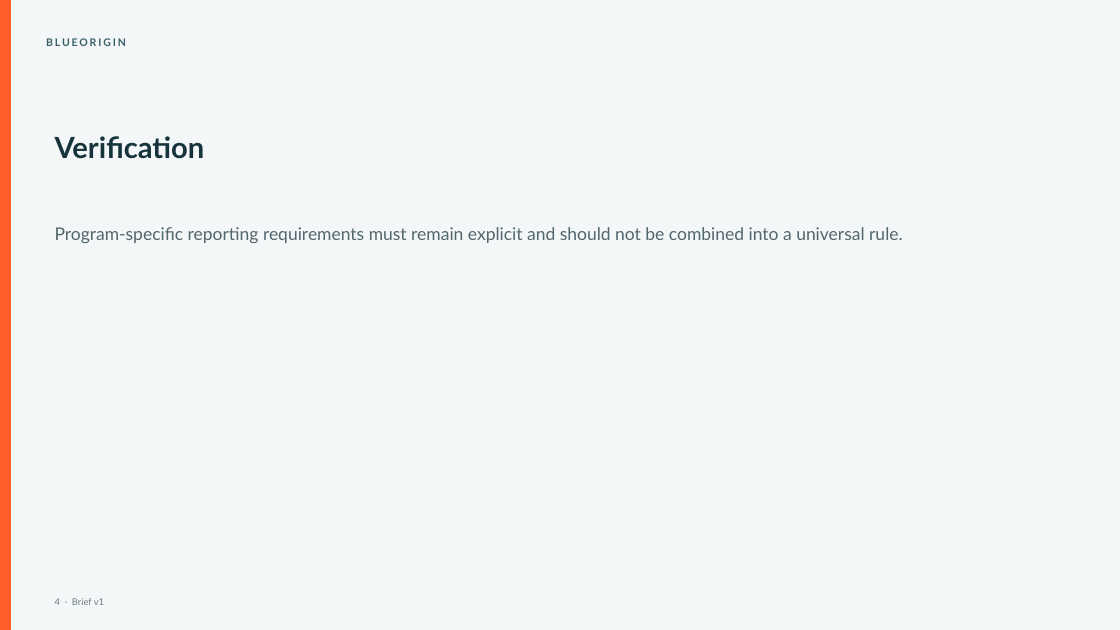
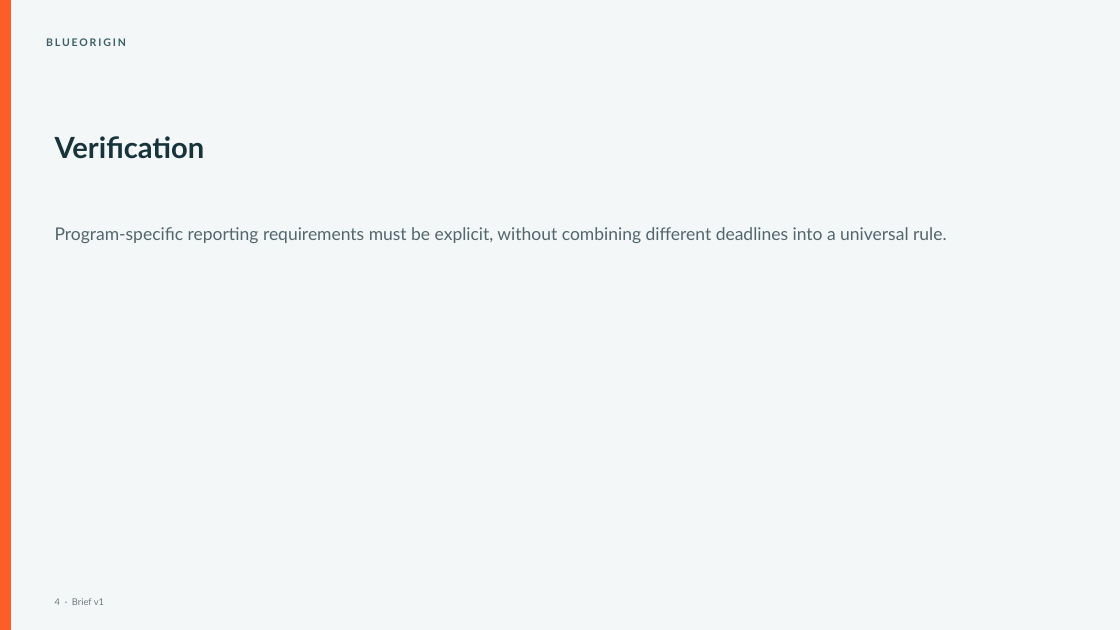
Before and after one commit to soumayseth01/blue-origin, a slide deck: slide 4 of prototype/eligibility-workspace/qa/evidence/notebook-approved-journey/Help-Eligibility-Workers-Explain-Verify-And-Document-presentation.pptx. Drawn at 1120x630 pixels with LibreOffice and Linux fonts; fonts in the diff are those of the drawing. Boxes give left, top, right and bottom in pixels: in the first picture for what was removed or moved away, otherwise in the second. Text is boxed around its words. In the diff, an @@ line names an element or a change of style, - is before the commit and + after.

```diff
--- a/prototype/eligibility-workspace/qa/evidence/notebook-approved-journey/Help-Eligibility-Workers-Explain-Verify-And-Document-presentation.pptx
+++ b/prototype/eligibility-workspace/qa/evidence/notebook-approved-journey/Help-Eligibility-Workers-Explain-Verify-And-Document-presentation.pptx
@@ text at (55, 227, 947, 243): text changed @@
-Program-specific reporting requirements must remain explicit and should not be combined into a universal rule.
+Program-specific reporting requirements must be explicit, without combining different deadlines into a universal rule.
```
Also in this commit, not shown: 3 other slides changed, 1 slide added, 22 other files.
